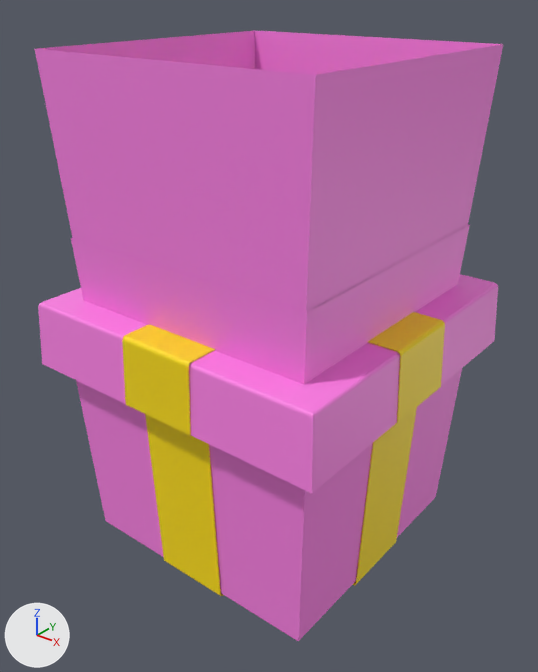
Before and after pictures for a commit that changed the FBX model CollectedWorks/Assets/Kazoo/Box.fbx.
The view is the same before and after, from a 50 mm camera at (0.0607, -0.0773, 0.0799) aimed at (0.0002, -0.0017, 0.033). Lighting does not change. The marker at lower left points along +X, +Y and +Z. Where no turn or scale is listed for an object, it has been applied to the vertices. Vertices at the same position are counted once.

The first picture shows 'BoxBottom', 'BoxGlow', 'BoxTop'.
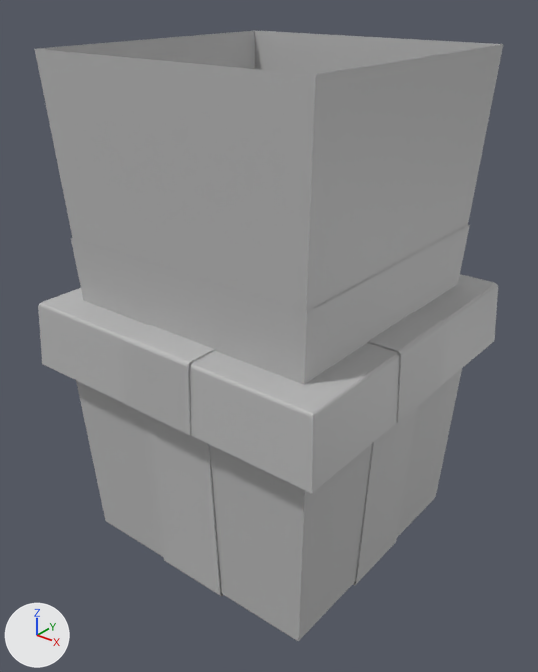
The change in detail:
Material 'lambert1' (mat_lambert1) is new.
Its base color is (0.5, 0.5, 0.5) (grey #bcbcbc).
me_mesh_001 has 130 vertices, 122 faces and spans x -0.0239..0.0239, y -0.0239..0.0239, z -0.0049..0.0049.
me_mesh_001 is used by ob_boxtop; location (0.0, 0.0, 0.0345).
me_mesh_001 part 1: all 22 faces that had it switch from mat_lambert2 (pink #ff83e7) to mat_lambert1 (grey #bcbcbc).
me_mesh_001 part 2: all 100 faces that had it switch from mat_lambert3 (yellow #ffe000) to mat_lambert1 (grey #bcbcbc).
me_mesh has 12 vertices, 8 faces and spans x -0.0205..0.0205, y -0.0205..0.0205, z 0.0..0.0699.
me_mesh no longer uses material mat_lambert2 (pink #ff83e7).
me_mesh now uses material mat_lambert1 (grey #bcbcbc).
me_mesh_002 has 130 vertices, 122 faces and spans x -0.0212..0.0212, y -0.0212..0.0212, z -0.0169..0.0169.
me_mesh_002 is used by ob_boxbottom; location (0.0, 0.0, 0.0169).
me_mesh_002 part 3: all 22 faces that had it switch from mat_lambert2 (pink #ff83e7) to mat_lambert1 (grey #bcbcbc).
me_mesh_002 part 4: all 100 faces that had it switch from mat_lambert3 (yellow #ffe000) to mat_lambert1 (grey #bcbcbc).

What differs and where, as boxes (x1, y1, x2, y2) in the pictures (538 x 672 px):
'BoxGlow', recoloured (pink to grey)
    both: (35, 31, 503, 384)
part 1 of me_mesh_001, recoloured (pink to grey)
    both: (38, 274, 498, 493)
part 2 of me_mesh_001, recoloured (yellow to grey)
    both: (122, 312, 445, 435)
part 3 of me_mesh_002, recoloured (pink to grey)
    both: (76, 369, 462, 641)
part 4 of me_mesh_002, recoloured (yellow to grey)
    both: (145, 407, 417, 596)
